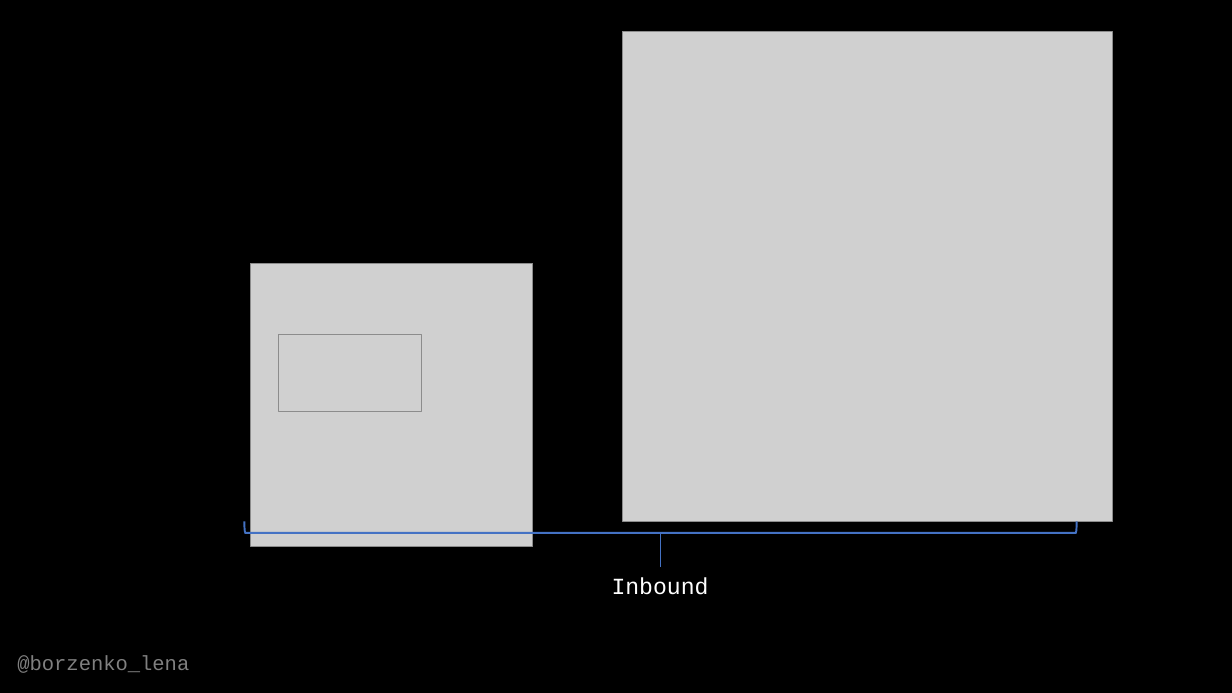
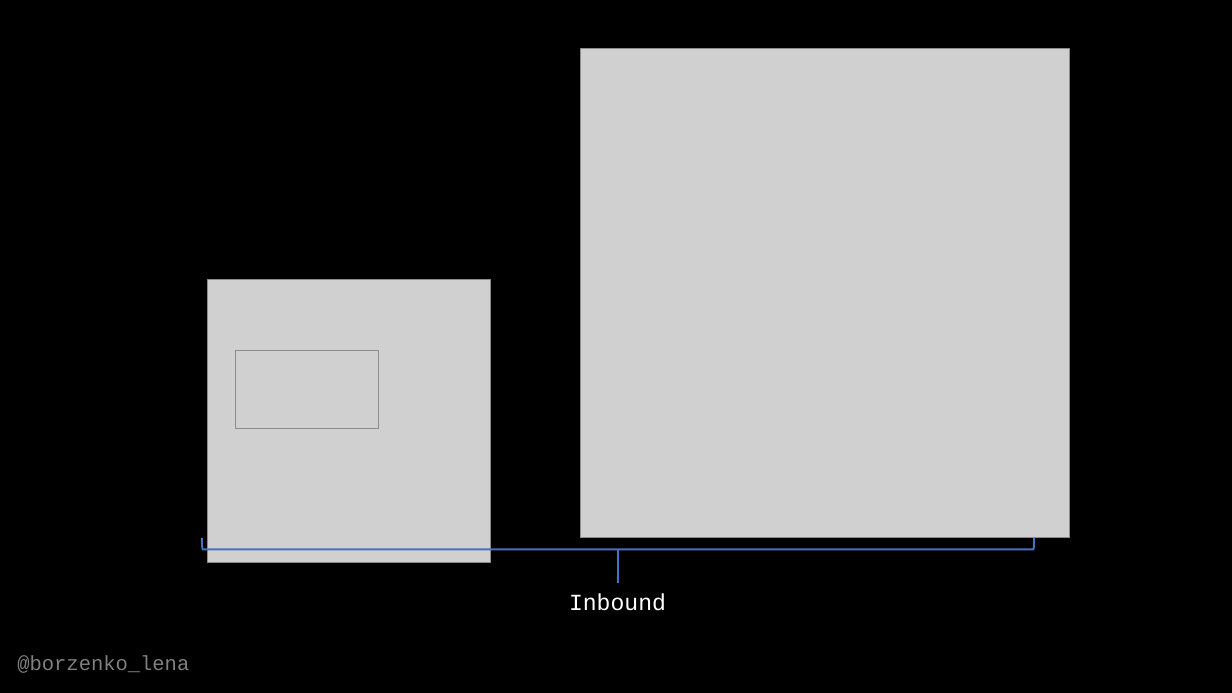
Before and after one commit to OlenaBorzenko/Presentations, a slide deck: slide 14 of ScalingYourDataToTheCosmos.pptx. Drawn at 1232x693 pixels with LibreOffice and Linux fonts; fonts in the diff are those of the drawing; grey boxes stand for pictures. Boxes give left, top, right and bottom in pixels: in the first picture for what was removed or moved away, otherwise in the second. Text is boxed around its words. In the diff, an @@ line names an element or a change of style, - is before the commit and + after.

Commit message:
New presentation

```diff
--- a/ScalingYourDataToTheCosmos.pptx
+++ b/ScalingYourDataToTheCosmos.pptx
@@ 2 pictures, 1 left bracket: place and size @@
-2 pictures, 1 left bracket at (244,263,1077,546)
+2 pictures, 1 left bracket at (202,280,1035,563)
@@ 1 picture, 1 text, 1 line: place and size @@
-1 picture, 1 text, 1 line at (612,32,1113,595)
+1 picture, 1 text, 1 line at (569,49,1070,611)
```
Also in this commit, not shown: 1 other file.
